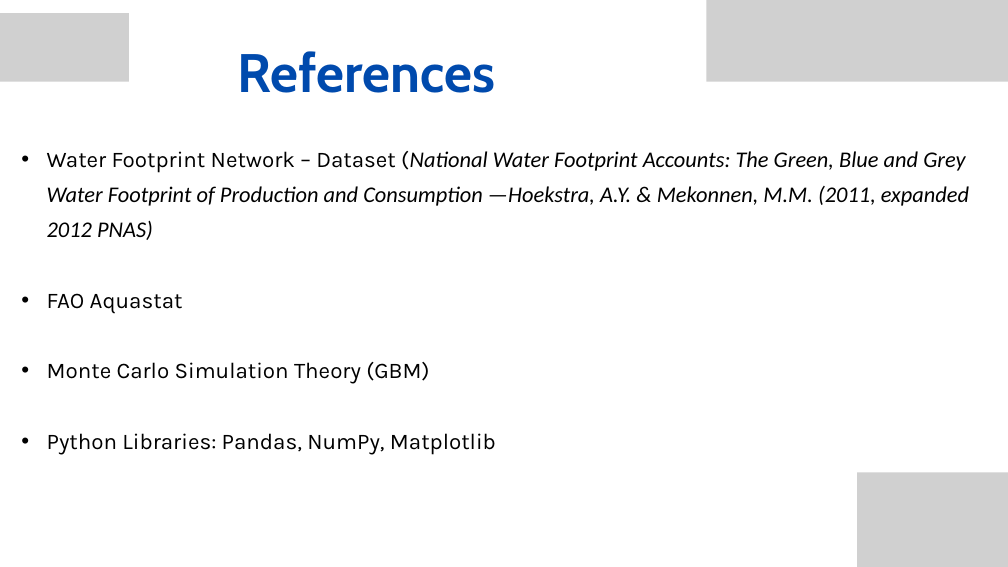
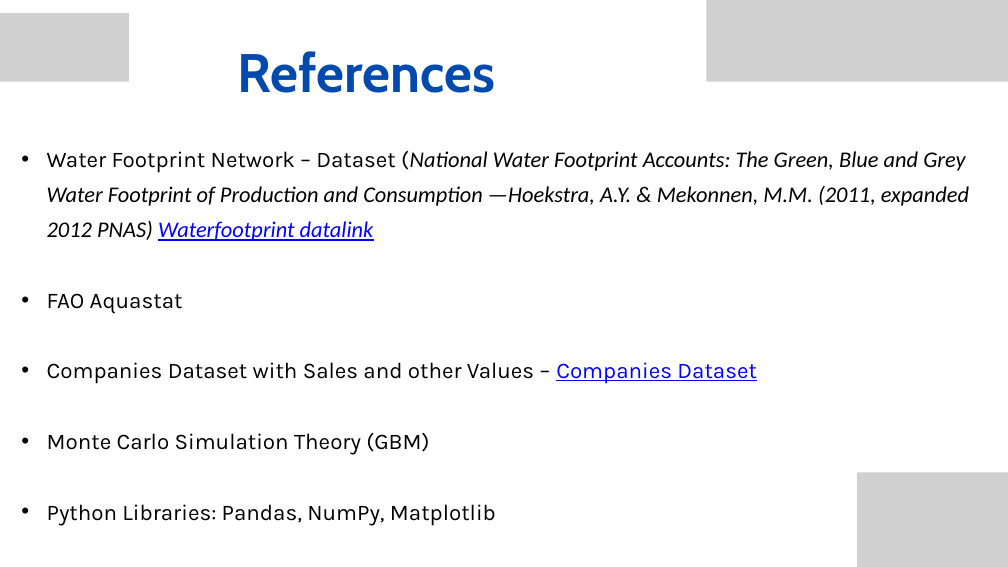
Before and after one commit to Subrahmanya-H/Water-For-Sustainability-and-Stocks, a slide deck: slide 20 of Sustainable living refers to a lifestyle that minimizes the use of natural resources and personal resources. (2).pptx. Drawn at 1008x567 pixels with LibreOffice and Linux fonts; fonts in the diff are those of the drawing; grey boxes stand for pictures. Boxes give left, top, right and bottom in pixels: in the first picture for what was removed or moved away, otherwise in the second. Text is boxed around its words. In the diff, an @@ line names an element or a change of style, - is before the commit and + after.

```diff
--- a/Sustainable living refers to a lifestyle that minimizes the use of natural resources and personal resources. (2).pptx
+++ b/Sustainable living refers to a lifestyle that minimizes the use of natural resources and personal resources. (2).pptx
@@ text at bbox=[47, 151, 969, 241]: text changed @@
-  • Water Footprint Network – Dataset (National Water Footprint Accounts: The Green, Blue and Grey Water Footprint of Production and Consumption —Hoekstra, A.Y. & Mekonnen, M.M. (2011, expanded 2012 PNAS)
+  • Water Footprint Network – Dataset (National Water Footprint Accounts: The Green, Blue and Grey Water Footprint of Production and Consumption —Hoekstra, A.Y. & Mekonnen, M.M. (2011, expanded 2012 PNAS) Waterfootprint datalink
@@ text at bbox=[47, 362, 757, 384]: paragraph added @@
+  • Companies Dataset with Sales and other Values – Companies Dataset
```
Also in this commit, not shown: 1 other slide changed, 1 slide added, 1 other file.
